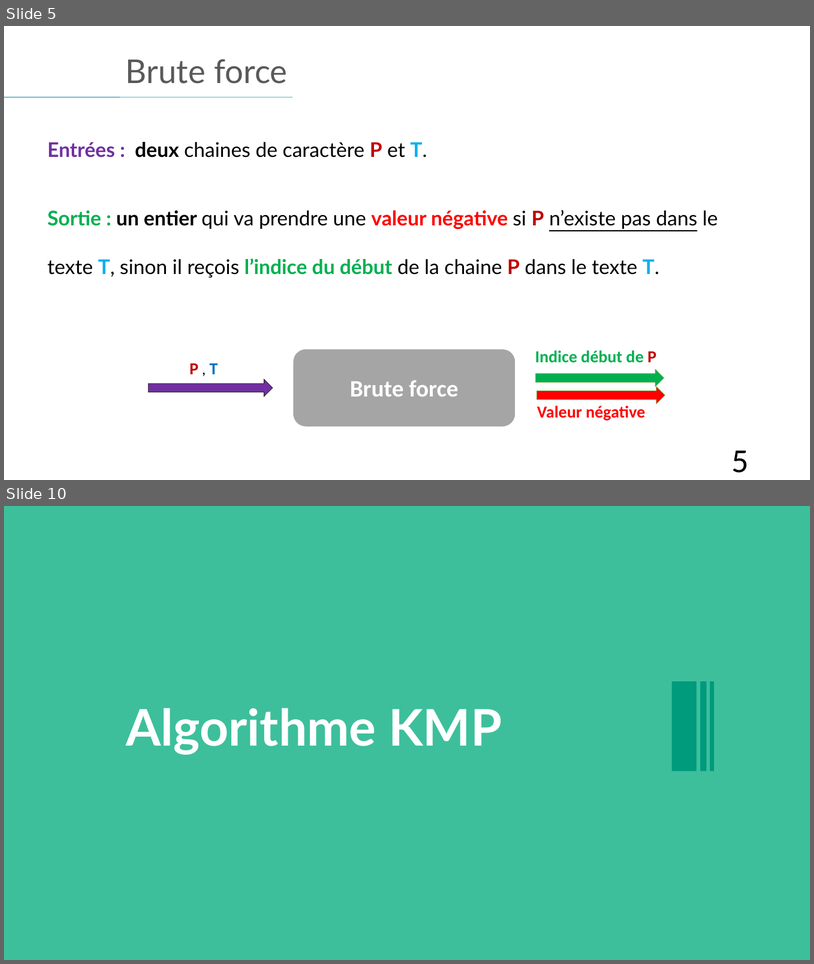
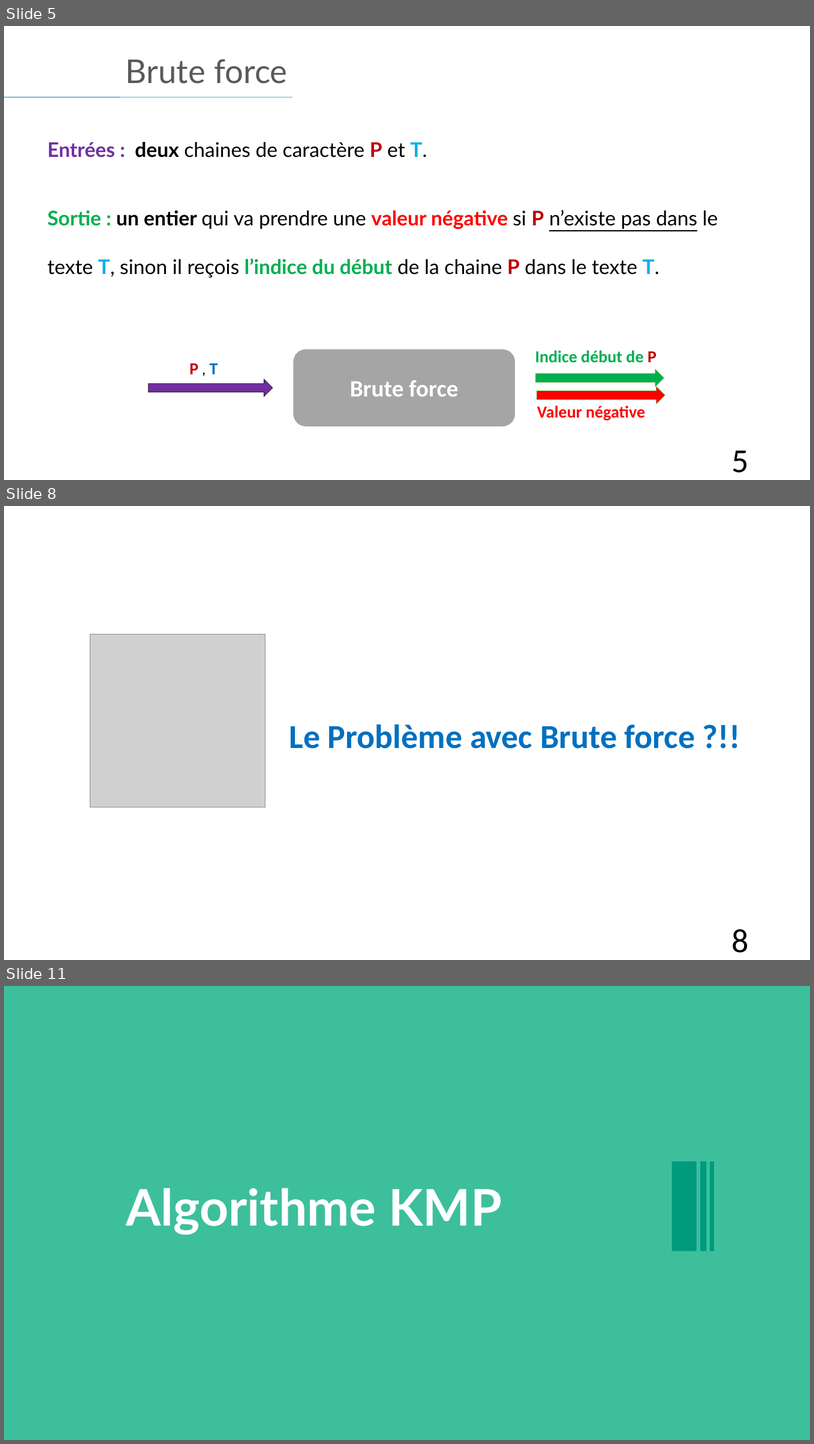
Before and after one commit to web-ai-master/academic-projects, a slide deck: CA/Project/Presentation-Projet-KMP.pptx. Shown one above the other, each under a label of ours: slides 5 and 10 before the commit, slides 5, 8 and 11 after it; the slides between them are not shown. The pictures are 814x964 and 814x1444 pixels, drawn with LibreOffice and Linux fonts; fonts in the diff are those of the drawing; grey boxes stand for pictures. Boxes give left, top, right and bottom in pixels: in the first picture for what was removed or moved away, otherwise in the second. Text is boxed around its words. In the diff, an @@ line names an element or a change of style, - is before the commit and + after.

```diff
--- a/CA/Project/Presentation-Projet-KMP.pptx
+++ b/CA/Project/Presentation-Projet-KMP.pptx
@@ slide 8 added at box(4, 506, 810, 960), background #FFFFFF @@
@@ picture added at box(90, 634, 266, 807) @@
@@ text added at box(290, 724, 696, 748), 40 pt, text #0070C0, bold @@
+Le Problème avec Brute force ?!!
@@ page number added at box(732, 928, 749, 952), 40 pt, text #000000 @@
+8
@@ what was slide 10 is now slide 11 @@
```
Also in this commit, not shown: 8 slides changed, 6 other files.
